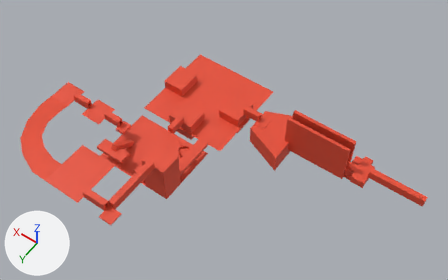
The glTF model solanine_vulkan/res/models/wip_dungeon1_blockout.glb as it was, and as the next commit left it.
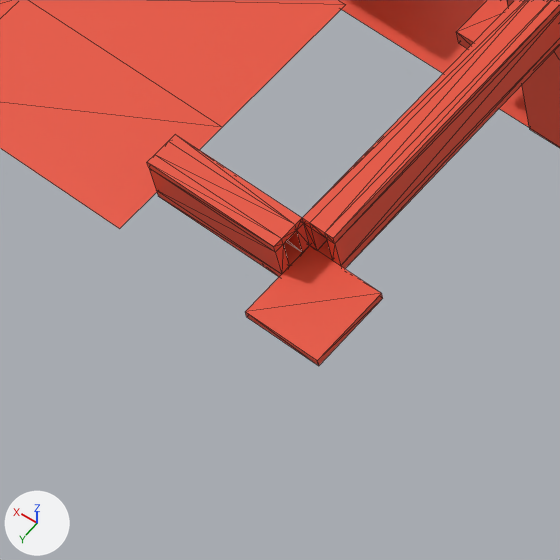
Each version appears first whole from a 50 mm camera at (-71.9, 93.3, 132.1) aimed at (-16.1, 15.1, 9.2), and next in a close-up on the part from 13% to 34% of the width and 59% to 92% of the height. Lighting does not change. The marker at lower left points along +X, +Y and +Z. The close-ups show mesh edges as thin lines. Vertices at the same position are counted once.
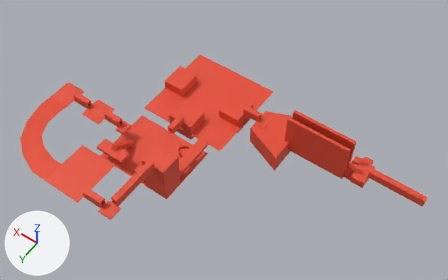
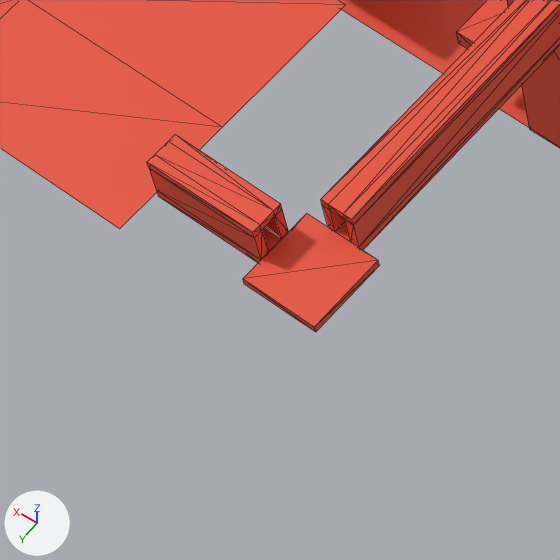
Boxes [x1, y1, x2, y2] around the edits, measured in the close-ups (560 x 560 px; the box of a moved part takes in the faces that stretch with it):
'Cube.015', reshaped: before [0, 0, 560, 366]; after [0, 0, 560, 332]
part 1 of me_cube_017, moved or reshaped: before [245, 246, 383, 366]; after [243, 213, 380, 332]
part 2 of me_cube_017, moved or reshaped: before [302, 0, 560, 269]; after [321, 0, 560, 250]
part 3 of me_cube_017, moved or reshaped: before [147, 134, 310, 277]; after [147, 134, 289, 263]

Diff of the bpy script that builds the scene:
```diff
--- a/solanine_vulkan/res/models/wip_dungeon1_blockout.glb.py
+++ b/solanine_vulkan/res/models/wip_dungeon1_blockout.glb.py
@@ me_cube_017 @@
 me_cube_017.from_pydata(...)  # 516 vertices, 892 faces; spans x -64.5..31.5, y -13.3..51.6, z -3.1..16.1
 # used by ob_cube_015; location = (0.0, 0.0, 0.0)
+# me_cube_017 part 1: the loose piece of 8 vertices spanning x -11.9..-8.3, y 48.1..51.6, z 13.8..14.2 is moved by (1.0, -1.0, 0.0)
+# me_cube_017 part 2: 16 of the vertices in x -9.9..-8.3, y 48.1, z 13.7..16.1 are moved by (0.0, -1.0, 0.0)
+# me_cube_017 part 3: 16 of the vertices in x -8.3, y 48.1..49.7, z 13.7..16.1 are moved by (1.0, 0.0, 0.0)
 me_cube_017.materials.append(mat_regular)
```
